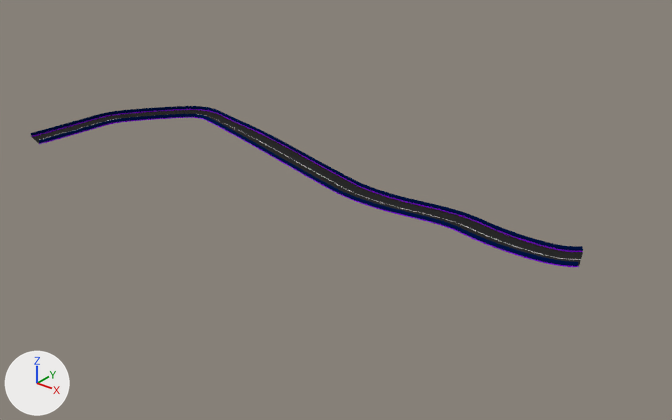
One commit to the Blender file Blender/Tracks/tracks.blend: the scene before it, then after it.
Before and after are seen from a 50 mm lens placed at (53.1, -66.7, 45.6), pointed at (-6.2, 7.4, -0.4). The axes (+X, +Y, +Z) are drawn at lower left. The lights are the same throughout. The same objects are shown in both versions, whatever each file hides.
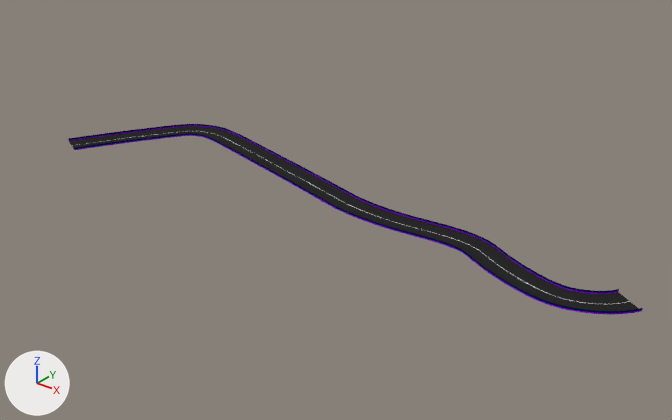
Location of each change, (x1, y1, x2, y2) in pixels of the pictures (672 x 420 px; the box of a moved part takes in the faces that stretch with it):
'Plane.003', reshaped (19% taller): before (31, 106, 583, 267); after (68, 124, 643, 315)
part 1 of me_plane_003, moved or reshaped: before (36, 114, 581, 267); after (72, 131, 643, 315)

Edits to the bpy script that builds the scene:
```text
Change me_plane_003:
    where me_plane_003.from_pydata(...)  # 16 vertices, 7 faces; spans x -0.14..0.27, y -1.57..1.57, z 0.0..0.57
    me_plane_003 part 1
    add for i in [0, 1, 4, 5]: me_plane_003.vertices[i].co += Vector((0.0, -0.24, 0.0))
    me_plane_003.vertices[8].co: (-0.14, -1.57, 0.57) -> (-0.14, -1.81, 0.35)
    me_plane_003.vertices[9].co: (0.27, -1.57, 0.57) -> (0.27, -1.81, 0.35)
Change cu_nurbscircle_005:
    remove _sp.points.foreach_set('co', [-3.588, -0.325, 0.0986, 1.0, -3.51, -0.0599, 0.109, 0.354, -3.284, 0.445, 0.185, 1.0, -2.868, 1.018, 0.185, 0.354, -2.694, 1.182, 0.159, 0.515, -2.524, 1.159, 0.159, 0.677, -1.773, 1.0, 0.159, 0.731, -0.921, 0.882, 0.0713, 0.785, -0.167, 0.597, 0.14, 0.838, 0.641, 0.654, 0.185, 1.0, 1.469, 0.342, 0.275, 0.354, 1.995, 0.451, 0.368, 0.357, 2.238, 0.853, 0.52, 0.36, 2.201, 1.205, 0.602, 0.363, 2.086, 1.597, 0.663, 0.366, 2.261, 2.053, 0.646, 0.369, 3.441, 2.635, 0.383, 0.373, 3.624, 2.805, 0.37, 0.377, 3.84, 2.82, 0.356, 0.384, 3.973, 2.631, 0.356, 0.4, 3.788, 2.284, 0.249, 0.415, 3.719, 1.879, 0.231, 0.431, 4.035, 1.791, 0.222, 0.446, 4.197, 2.271, 0.0948, 0.454, 4.297, 2.493, 0.0499, 0.461, 4.526, 2.486, 0.0341, 0.515, 4.705, 2.29, 0.034, 0.569, 4.664, 2.06, 0.0317, 0.677, 3.593, 0.447, 0.0, 0.785, 2.328, -0.0333, 0.0, 0.892, 1.0, 0.0, 0.0, 1.0, 0.197, 0.21, 0.0, 0.993, 0.0518, 0.195, 0.0, 0.987, -0.117, 0.0607, 0.0, 0.973, -0.329, 0.116, 0.0, 0.96, -0.406, 0.257, 0.0, 0.946, -0.578, 0.356, 0.0, 0.939, -1.795, 0.728, 0.0, 0.933, -2.478, 0.926, 0.0, 0.919, -3.132, -0.101, 0.0, 0.906, -2.895, -0.505, 0.0, 0.892, -3.05, -1.062, 0.0, 0.865, -3.206, -1.619, 0.0, 0.838, -3.371, -1.713, 0.0, 0.785, -3.543, -1.838, 0.0, 0.767, -3.573, -2.372, 0.0, 0.749, -3.363, -3.0, 0.0, 0.731, -3.177, -3.16, 0.0, 0.713, -3.268, -3.378, 0.0, 0.695, -3.64, -3.291, 0.00946, 0.686, -3.851, -3.145, 0.0825, 0.677, -3.919, -2.893, 0.0825, 0.569, -4.04, -2.264, 0.0825, 0.461, -3.98, -1.594, 0.0986, 0.38, -3.885, -1.291, 0.0986, 0.354])
    remove _sp.points.foreach_set('tilt', [0.0, 0.0, 0.0, 0.0, 0.0, -0.157, 0.0, 0.0, 0.0, 0.0, 0.0, 0.0, 0.0, 0.306, 0.0, 0.0, 0.0, 0.0915, 0.198, 0.227, 0.0, -0.2, -0.0852, 0.0, 0.0, 0.0, 0.0, 0.0, 0.0, 0.0, 0.0, 0.0, 0.0, 0.0, 0.0, 0.0, 0.0, 0.0, 0.0, 0.0, 0.0, 0.0, 0.0, 0.0472, 0.0, 0.0, 0.0, 0.0, 0.0, 0.103, 0.0, 0.0, 0.0, 0.0, 0.0])
    _sp: cu_nurbscircle_005.splines.new('NURBS'); _sp.points.add(54) -> cu_nurbscircle_005.splines.new('NURBS'); _sp.points.add(45)
    add _sp.points.foreach_set('co', [-3.521, -0.321, 0.0227, 1.0, -2.924, 0.933, 0.0, 0.354, -2.672, 1.123, 0.0, 0.515, -2.439, 1.142, 0.0, 0.677, -1.781, 0.991, 0.0, 0.731, -0.959, 0.8, 0.0, 0.785, -0.167, 0.597, 0.0, 0.838, 0.757, 0.726, 0.0, 1.0, 1.469, 0.342, 0.0, 0.354, 1.995, 0.451, 0.0, 0.357, 2.238, 0.853, 0.0, 0.36, 2.201, 1.205, 0.0, 0.363, 2.086, 1.597, 0.0, 0.366, 2.261, 2.053, 0.0, 0.369, 3.441, 2.635, 0.0, 0.373, 3.659, 2.761, 0.0, 0.377, 3.897, 2.673, 0.0, 0.384, 4.015, 2.385, 0.0, 0.515, 4.42, 2.256, 0.0, 0.569, 4.479, 1.98, 0.0, 0.677, 3.593, 0.447, 0.0, 0.785, 2.328, -0.0333, 0.0, 0.892, 1.0, 0.0, 0.0, 1.0, 0.197, 0.21, 0.0, 0.993, 0.0518, 0.195, 0.0, 0.987, -0.117, 0.0607, 0.0, 0.973, -0.329, 0.116, 0.0, 0.96, -0.406, 0.257, 0.0, 0.946, -0.578, 0.356, 0.0, 0.939, -2.166, 0.67, 0.0, 0.933, -2.566, 0.724, 0.0, 0.919, -2.776, 0.472, 0.0, 0.906, -2.895, -0.505, 0.0, 0.892, -3.05, -1.062, 0.0, 0.865, -3.202, -1.552, 0.0, 0.838, -3.371, -1.713, 0.0, 0.785, -3.518, -1.882, 0.0, 0.767, -3.573, -2.372, 0.0, 0.749, -3.294, -2.982, 0.0, 0.713, -3.385, -3.2, 0.0, 0.695, -3.619, -3.287, 0.0, 0.686, -3.851, -3.145, 0.0, 0.677, -3.926, -2.895, 0.0, 0.569, -4.112, -2.283, 0.0, 0.461, -4.045, -1.728, 0.0, 0.38, -3.902, -1.288, 0.0, 0.354])
    add _sp.points.foreach_set('tilt', [0.0, 0.0, 0.0, 0.0, 0.0, 0.0, 0.0, 0.0, 0.0, 0.0, 0.0, 0.0, 0.0, 0.0, 0.0, 0.0, 0.0, 0.0, 0.0, 0.0, 0.0, 0.0, 0.0, 0.0, -0.000516, 0.0, 0.0, 0.0, 0.0, -0.000516, 0.0, 0.0, 0.0, -0.000516, 0.0, 0.00227, 0.0, 0.00227, 0.0, 0.0, 0.0, 0.0, -0.000516, 0.0, 0.0, -0.000516])
```
